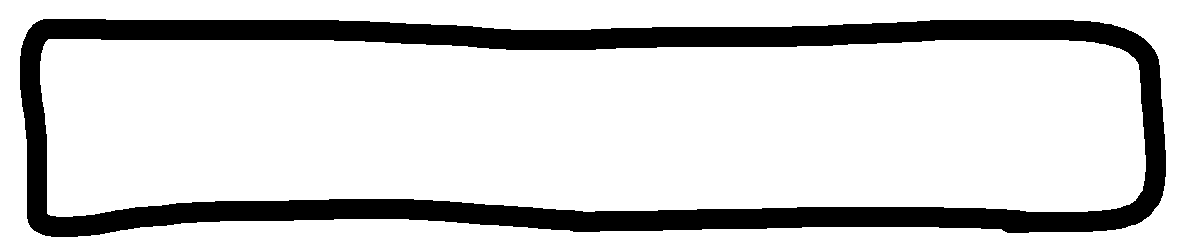
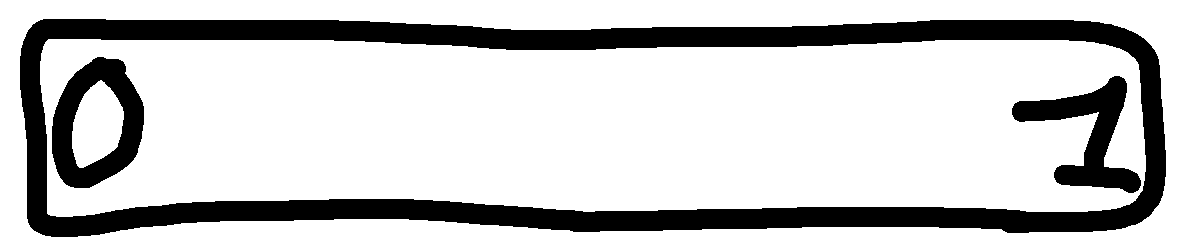
The second 1192 x 250 image is a revision of the first. Changes to its layers:
added layer "Calque 5" above "Calque 4" over [52, 57, 1141, 193]
